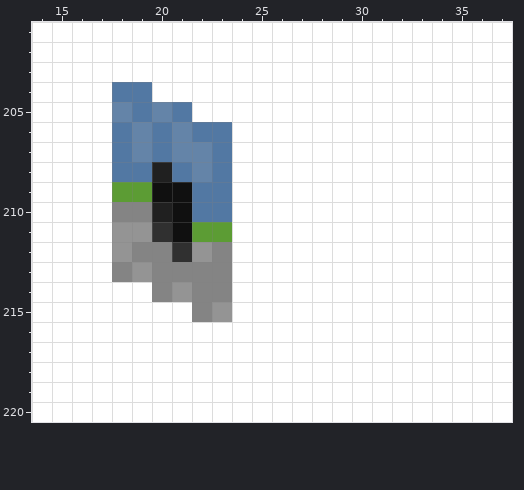
Edited in one commit: pixel-art file (src/trains/e1_series/gfx/e1_series.aseprite). Above, as it was before the edit.
309x240 pixels, 1 frame. Colours within 5 levels of each other are drawn and written as one. Shown: x 14..37, y 201..220. The commit also changed other parts of the picture, which this record leaves out.
After:
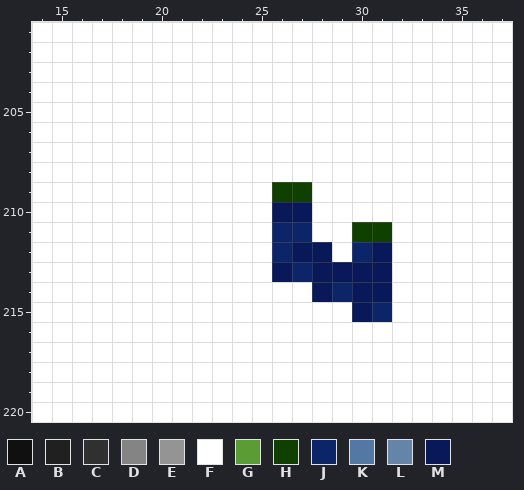
Palette (. is transparent): A #101010  B #202020  C #303030  D #848484  E #949494  F #ffffff  G #5c9c34  H #104000  J #0c2468  K #5278a3  L #6484a8  M #081858
Change:
{"change": "layer \"Background\" now shown"}
{"change": "layer \"Original/M\" now hidden"}
{"change": "layer \"2cc/M\" now shown"}
{"y":204,"x":18,"old":"KK","new":"FF"}
{"y":205,"x":18,"old":"LKLK","new":"FFFF"}
{"y":206,"x":18,"old":"KLKLKK","new":"FFFFFF"}
{"y":207,"x":18,"old":"KLKLLK","new":"FFFFFF"}
{"y":208,"x":18,"old":"KKBKLK","new":"FFFFFF"}
{"y":209,"x":18,"old":"GGAAKK","new":"FFFFFF"}
{"y":209,"x":26,"old":"FF","new":"HH"}
{"y":210,"x":18,"old":"DDBAKK","new":"FFFFFF"}
{"y":210,"x":26,"old":"FF","new":"MM"}
{"y":211,"x":18,"old":"EECAGG","new":"FFFFFF"}
{"y":211,"x":26,"old":"FF","new":"JJ"}
{"y":211,"x":30,"old":"FF","new":"HH"}
{"y":212,"x":18,"old":"EDDCED","new":"FFFFFF"}
{"y":212,"x":26,"old":"FFF","new":"JMM"}
{"y":212,"x":30,"old":"FF","new":"JM"}
{"y":213,"x":18,"old":"DEDDDD","new":"FFFFFF"}
{"y":213,"x":26,"old":"FFFFFF","new":"MJMMMM"}
{"y":214,"x":20,"old":"DEDD","new":"FFFF"}
{"y":214,"x":28,"old":"FFFF","new":"MJMM"}
{"y":215,"x":22,"old":"DE","new":"FF"}
{"y":215,"x":30,"old":"FF","new":"MJ"}
{"label":"changed","picture_box":[112,82,392,322]}
